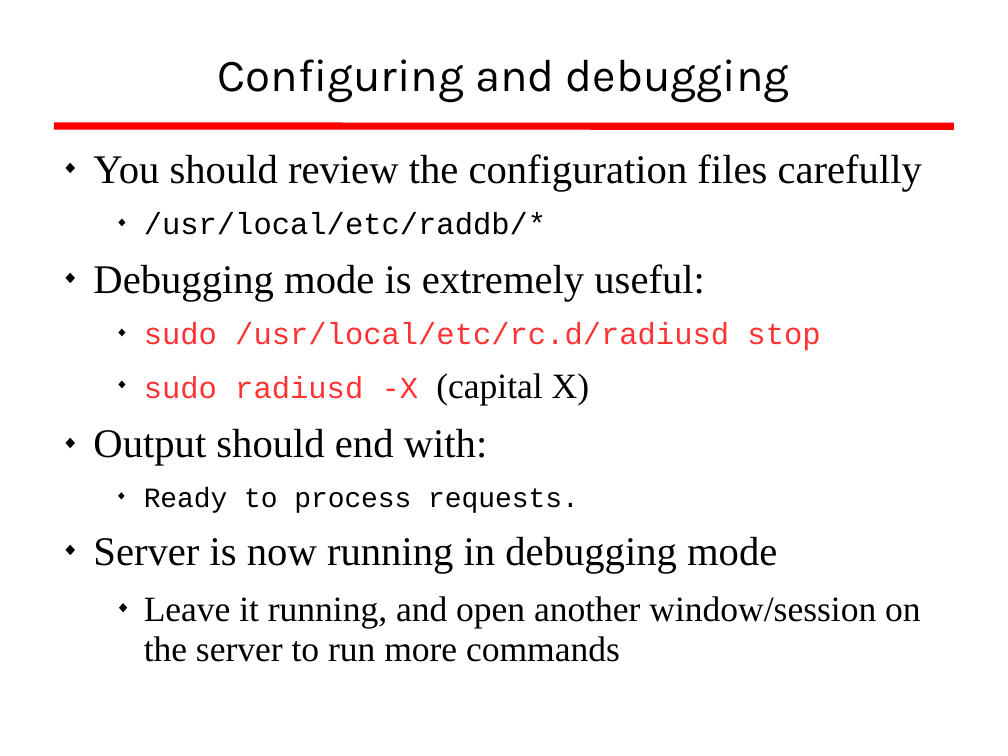
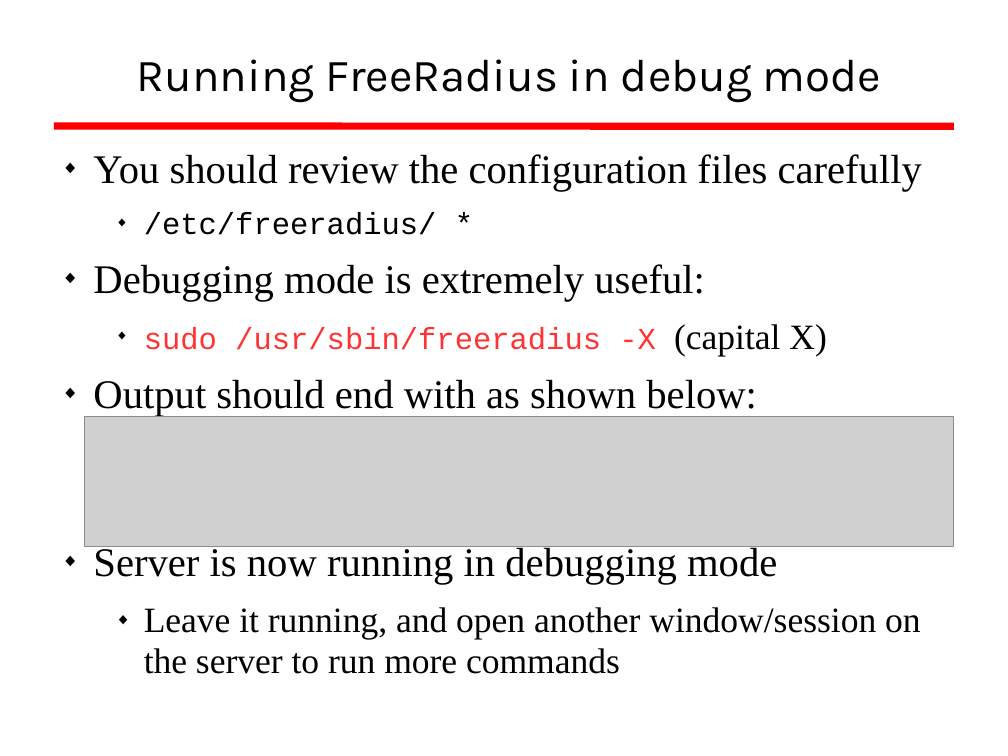
Before and after one commit to afnog/afnog.github.io, a slide deck: slide 31 of sse/radius/radius_presentation.ppt (slide 34 before the commit). Drawn at 1008x756 pixels with LibreOffice and Linux fonts; fonts in the diff are those of the drawing; grey boxes stand for pictures; background and template pictures are left out. Boxes give left, top, right and bottom in pixels: in the first picture for what was removed or moved away, otherwise in the second. Text is boxed around its words. In the diff, an @@ line names an element or a change of style, - is before the commit and + after.

Commit message:
/ ‘sse/radius/radius_presentation.ppt’

```diff
--- a/sse/radius/radius_presentation.ppt
+++ b/sse/radius/radius_presentation.ppt
@@ title at (137,59,881,102): text changed @@
-Configuring and debugging
+Running FreeRadius in debug mode
@@ text at (144,212,437,235): text changed @@
-  ◆ /usr/local/etc/raddb/*
+  ◆ /etc/freeradius/ *
@@ text at (93,324,827,417): text changed; size 24 to 32 pt; font Courier New to Times New Roman @@
-  ◆ sudo /usr/local/etc/rc.d/radiusd stop
-  ◆ sudo radiusd -X (capital X)
-◆ Output should end with:
-  ◆ Ready to process requests.
+  ◆ sudo /usr/sbin/freeradius -X (capital X)
+◆ Output should end with as shown below:
@@ picture added at (85,416,954,547) @@
```
Also in this commit, not shown: 4 other slides changed, 35 slides added, 16 slides removed.
